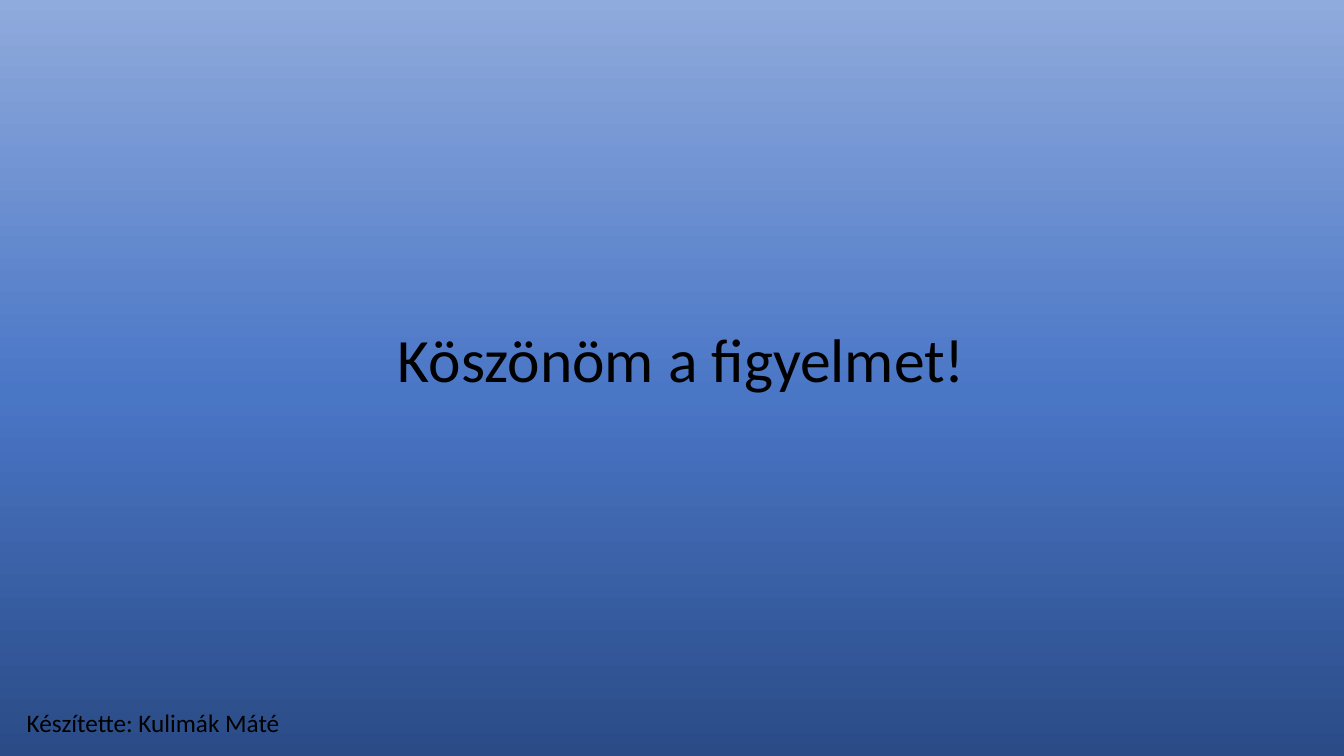
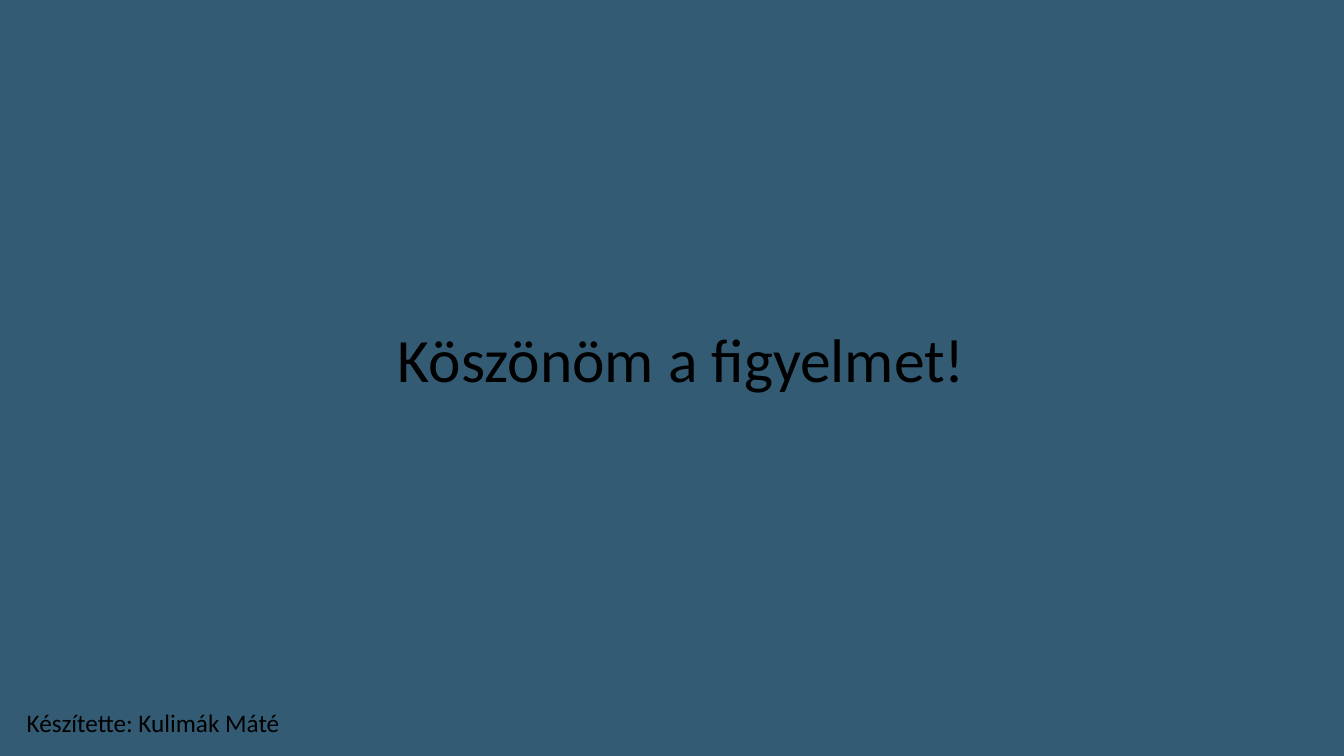
Before and after one commit to WR0NGTH3HU4/beadadndo_KM, a slide deck: slide 12 of Előadás.pptx. Drawn at 1344x756 pixels with LibreOffice and Linux fonts; fonts in the diff are those of the drawing. Boxes give left, top, right and bottom in pixels: in the first picture for what was removed or moved away, otherwise in the second. Text is boxed around its words. In the diff, an @@ line names an element or a change of style, - is before the commit and + after.

```diff
--- a/Előadás.pptx
+++ b/Előadás.pptx
@@ background gradient #2A4B86 to #4A76C6 to #8FAADC to #335B74 @@
```
Also in this commit, not shown: 11 slides added, 11 slides removed, 4 other files.
